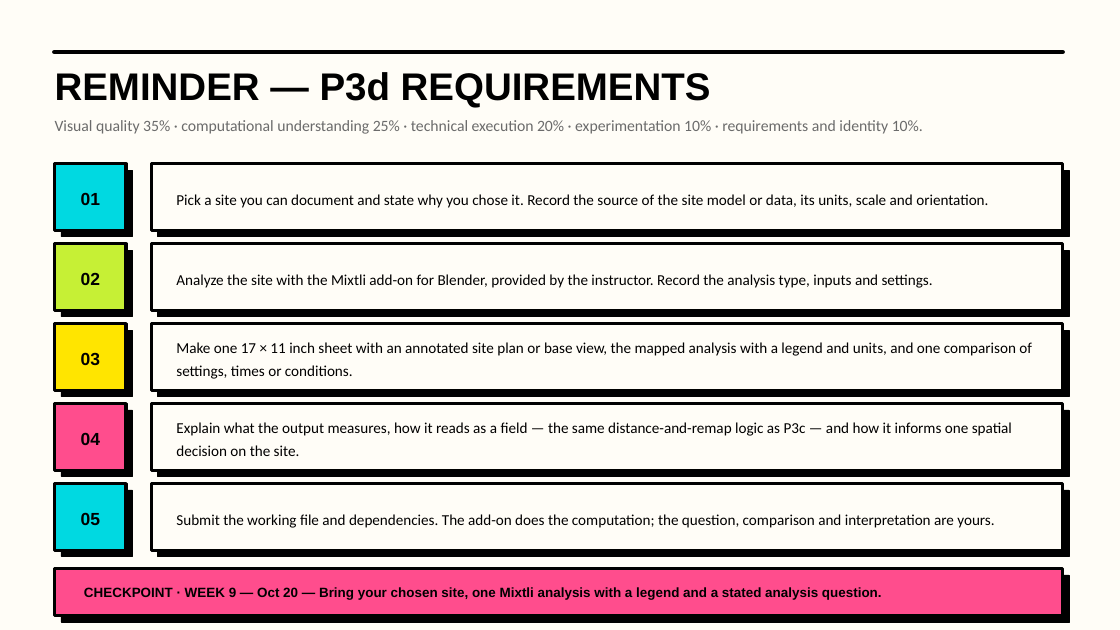
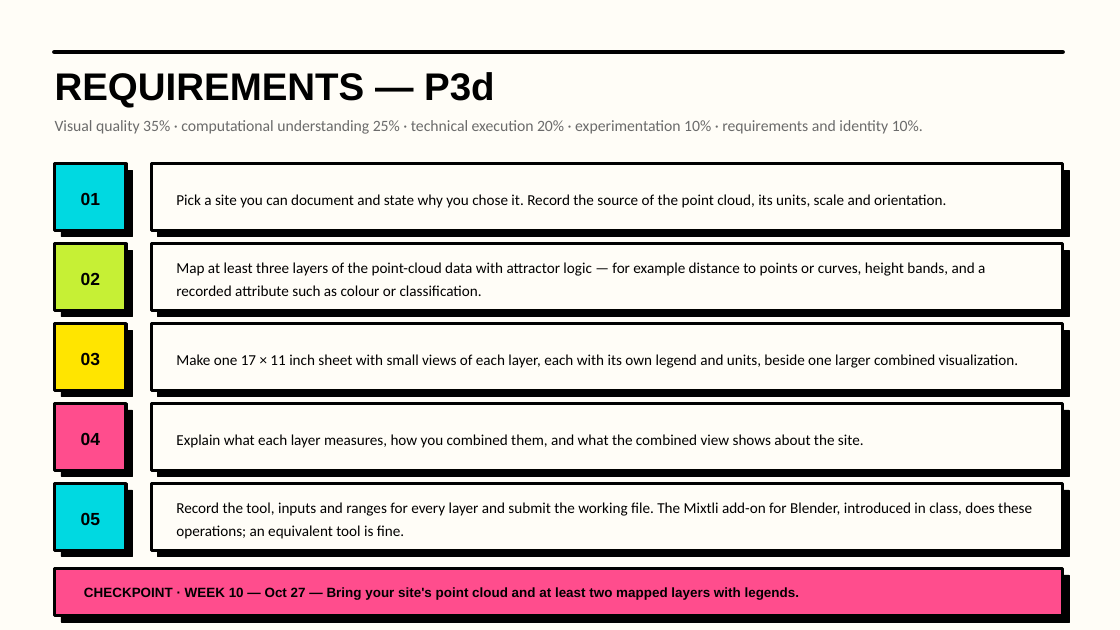
Before and after one commit to luigipacheco/arc3133, a slide deck: slide 8 of slides/ARC3133_Class09.pptx (slide 7 before the commit). Drawn at 1120x630 pixels with LibreOffice and Linux fonts; fonts in the diff are those of the drawing. Boxes give left, top, right and bottom in pixels: in the first picture for what was removed or moved away, otherwise in the second. Text is boxed around its words. In the diff, an @@ line names an element or a change of style, - is before the commit and + after.

```diff
--- a/slides/ARC3133_Class09.pptx
+++ b/slides/ARC3133_Class09.pptx
@@ text at [55, 72, 495, 108]: text changed @@
-REMINDER — P3d REQUIREMENTS
+REQUIREMENTS — P3d
@@ text at [176, 194, 946, 208]: text changed @@
-Pick a site you can document and state why you chose it. Record the source of the site model or data, its units, scale and orientation.
+Pick a site you can document and state why you chose it. Record the source of the point cloud, its units, scale and orientation.
@@ text at [176, 262, 985, 296]: text changed @@
-Analyze the site with the Mixtli add-on for Blender, provided by the instructor. Record the analysis type, inputs and settings.
+Map at least three layers of the point-cloud data with attractor logic — for example distance to points or curves, height bands, and a recorded attribute such as colour or classification.
@@ text at [176, 354, 1018, 368]: text changed @@
-Make one 17 × 11 inch sheet with an annotated site plan or base view, the mapped analysis with a legend and units, and one comparison of settings, times or conditions.
+Make one 17 × 11 inch sheet with small views of each layer, each with its own legend and units, beside one larger combined visualization.
@@ text at [176, 434, 864, 448]: text changed @@
-Explain what the output measures, how it reads as a field — the same distance-and-remap logic as P3c — and how it informs one spatial decision on the site.
+Explain what each layer measures, how you combined them, and what the combined view shows about the site.
@@ text at [176, 502, 1032, 539]: text changed @@
-Submit the working file and dependencies. The add-on does the computation; the question, comparison and interpretation are yours.
+Record the tool, inputs and ranges for every layer and submit the working file. The Mixtli add-on for Blender, introduced in class, does these operations; an equivalent tool is fine.
@@ text at [84, 587, 799, 600]: text changed @@
-CHECKPOINT · WEEK 9 — Oct 20 — Bring your chosen site, one Mixtli analysis with a legend and a stated analysis question.
+CHECKPOINT · WEEK 10 — Oct 27 — Bring your site's point cloud and at least two mapped layers with legends.
```
Also in this commit, not shown: 6 other slides changed, 5 slides added, 3 slides removed, 47 other files.
